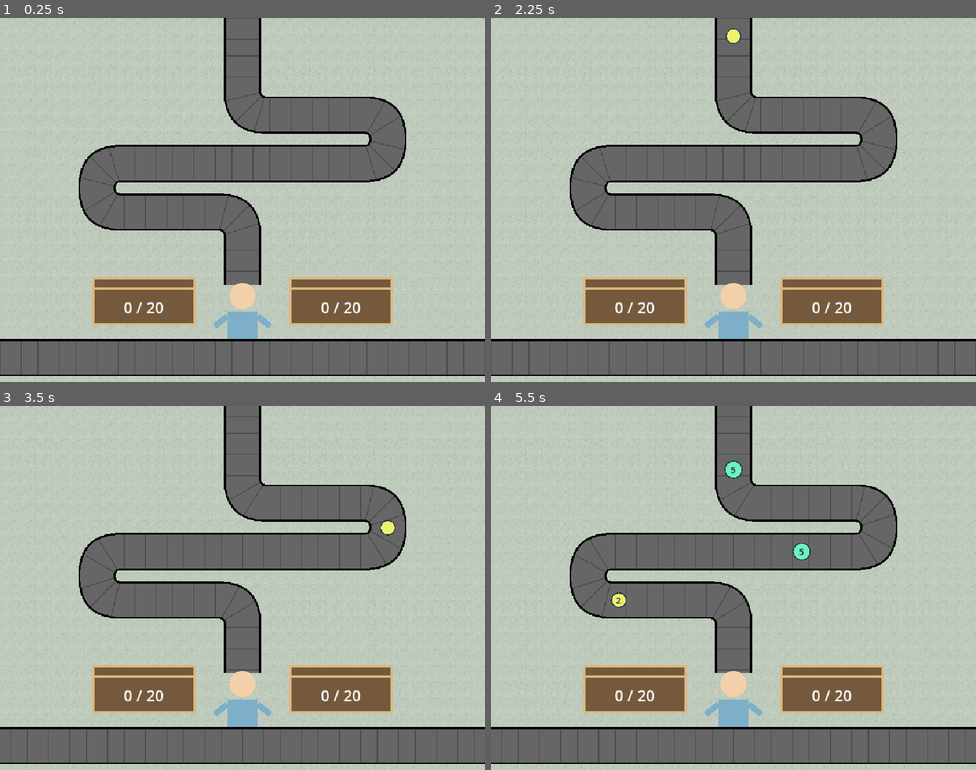
Above: before the commit, frames 1-4 (two rows, left to right).
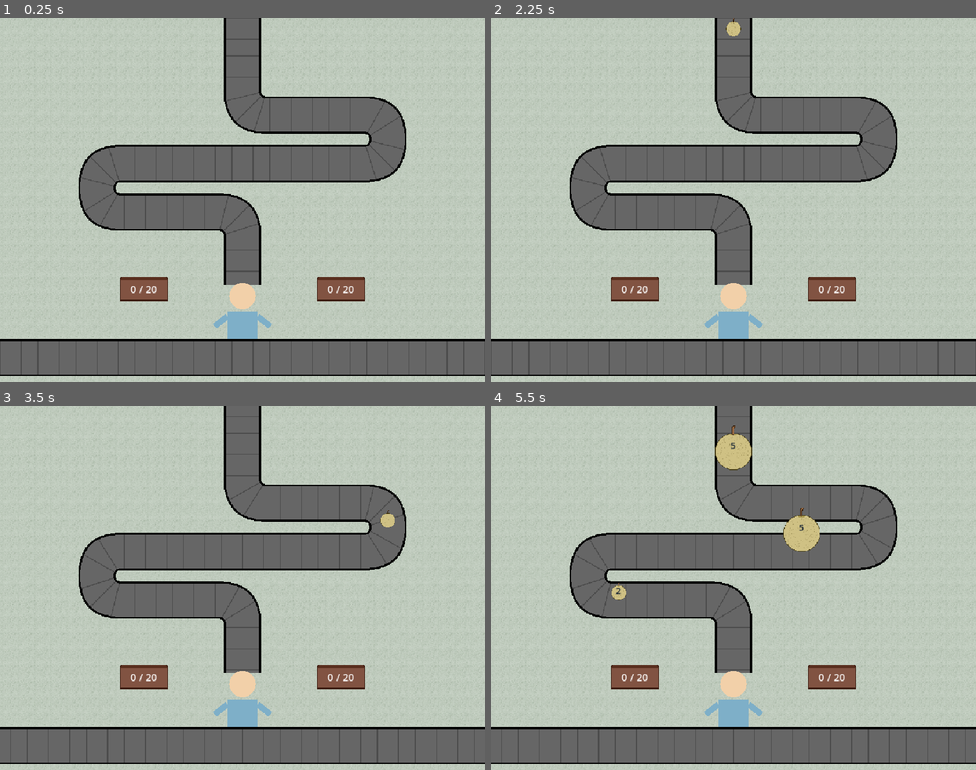
Above: after the commit, the same moments.

Repository: ryosanhin/hypear
Game: Godot game, scene res://scenes/game/game.tscn
The game is run twice, just before and just after one commit, with the same random seed, the same clock (stepped at 60 frames per second) and the same inputs.
Inputs:
- Up to frame 1 (0.25 s): no input
- Up to frame 2 (2.25 s): tap Enter (start_game) at 0.5, 1.25, 1.35, 2 s; hold Right (sort_right) 0.53-1.28 s; hold Down (ship_boxes) 0.53-1.28 s; hold Left (sort_left) 1.28-2.03 s; hold Right (sort_right) from 2.03 s (still down); hold D (toggle_weights) from 2.03 s (still down)
- Up to frame 3 (3.5 s): keep holding Right (sort_right); release D (toggle_weights) at 2.78 s; tap Down (ship_boxes) at 2.85 s
- Up to frame 4 (5.5 s): release Right (sort_right) at 3.53 s; hold Enter (start_game) 3.53-4.28 s; hold Left (sort_left) from 3.53 s (still down); tap D (toggle_weights) at 4.35 s; hold Down (ship_boxes) from 5.03 s (still down)

The runs differ from the first frame. In frame 1, 4.8% of the frame differs, in the area x 19-81%, y 71-85%; in frame 2, 4.9%; in frame 3, 4.9%; in frame 4, 6.3%, in the area x 19-81%, y 5-85%.

Commit message:
feat: 果実と箱の仮描画を追加済みシーンに置き換え

Diff:
--- a/views/box_view.gd
+++ b/views/box_view.gd
@@ -40,10 +40,3 @@
 func _refresh() -> void:
 	_label.text = "%d / %d" % [weight, _target]
 	_label.modulate = Color("ffb09b") if weight > _target else Color.WHITE
-
-
-## 仮の箱を描画する。
-func _draw() -> void:
-	draw_rect(Rect2(-100, -45, 200, 90), Color("74593d"))
-	draw_rect(Rect2(-100, -45, 200, 90), Color("dcb77b"), false, 4.0)
-	draw_line(Vector2(-100, -25), Vector2(100, -25), Color("dcb77b"), 3.0)
--- a/views/box_view.tscn
+++ b/views/box_view.tscn
@@ -1,18 +1,22 @@
-[gd_scene load_steps=2 format=3]
+[gd_scene load_steps=3 format=3]
 
 [ext_resource type="Script" path="res://views/box_view.gd" id="1"]
+
+[ext_resource type="PackedScene" path="res://cardboard/cardboard.tscn" id="2_cardboard"]
 
 [node name="BoxView" type="Node2D"]
 script = ExtResource("1")
 
+[node name="Cardboard" parent="." instance=ExtResource("2_cardboard")]
+
 [node name="Weight" type="Label" parent="."]
-offset_left = -95.0
-offset_top = -15.0
-offset_right = 95.0
-offset_bottom = 40.0
+offset_left = -45.0
+offset_top = -48.0
+offset_right = 45.0
+offset_bottom = 0.0
 mouse_filter = 2
 theme_override_colors/font_color = Color(1, 1, 1, 1)
-theme_override_font_sizes/font_size = 30
+theme_override_font_sizes/font_size = 20
 text = "0"
 horizontal_alignment = 1
 vertical_alignment = 1
--- a/views/fruit_view.gd
+++ b/views/fruit_view.gd
@@ -1,24 +1,18 @@
 extends Node2D
-## 果実の仮描画。重量の色・大きさと数値ラベルだけを担当する。
+## 果実シーンの大きさと重量の数値表示を担当する。
 
-var _weight: int = 2
+const BASE_WEIGHT: float = 5.0
 
+@onready var _pear: Sprite2D = $Pear
 @onready var _label: Label = $Weight
 
 
-## 表示する重量とデバッグ表示を更新する。[br]
+## 基準重量5に対する比で果実を拡縮し、デバッグ表示を更新する。[br]
 ## [param weight]: 果実の重量。[br]
 ## [param show_weight]: 数値を表示するか。
 func configure(weight: int, show_weight: bool) -> void:
-	_weight = weight
+	var size_ratio := float(weight) / BASE_WEIGHT
+	_pear.scale = Vector2.ONE * size_ratio
+	_label.position.y = _pear.offset.y * size_ratio - _label.size.y / 2.0
 	_label.text = str(weight)
 	_label.visible = show_weight
-	queue_redraw()
-
-
-## 重量に応じた円を描画する。
-func _draw() -> void:
-	var radius := clampf(10.0 + sqrt(float(_weight)) * 3.0, 12.0, 23.0)
-	var color := Color.from_hsv(fmod(float(_weight) * 0.087, 1.0), 0.55, 0.95)
-	draw_circle(Vector2.ZERO, radius, color)
-	draw_arc(Vector2.ZERO, radius, 0, TAU, 32, Color("24364b"), 2.0)
--- a/views/fruit_view.tscn
+++ b/views/fruit_view.tscn
@@ -1,9 +1,13 @@
-[gd_scene load_steps=2 format=3]
+[gd_scene load_steps=3 format=3]
 
 [ext_resource type="Script" path="res://views/fruit_view.gd" id="1"]
 
+[ext_resource type="PackedScene" path="res://pear/pear.tscn" id="2_pear"]
+
 [node name="FruitView" type="Node2D"]
 script = ExtResource("1")
+
+[node name="Pear" parent="." instance=ExtResource("2_pear")]
 
 [node name="Weight" type="Label" parent="."]
 offset_left = -26.0
Not shown, changed: README.md
